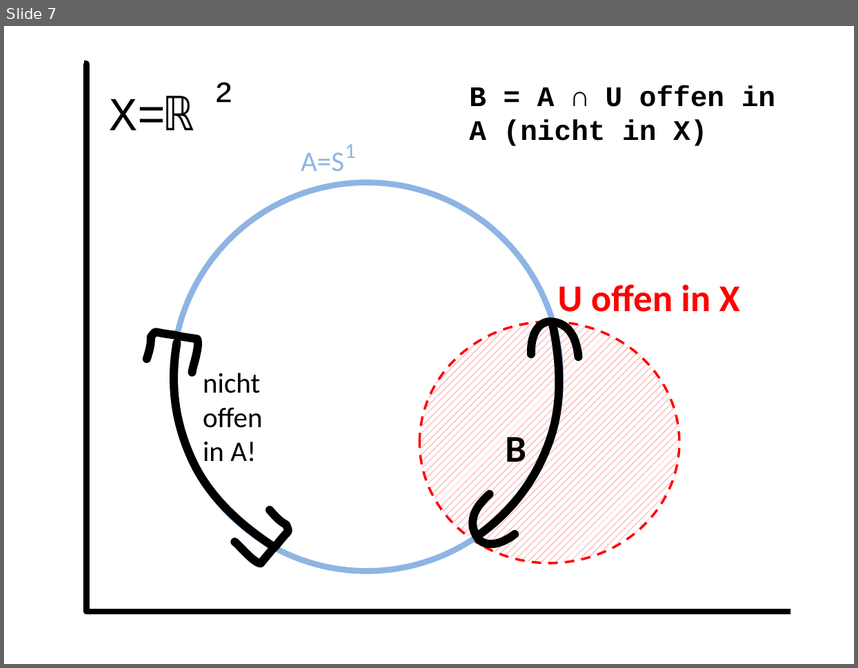
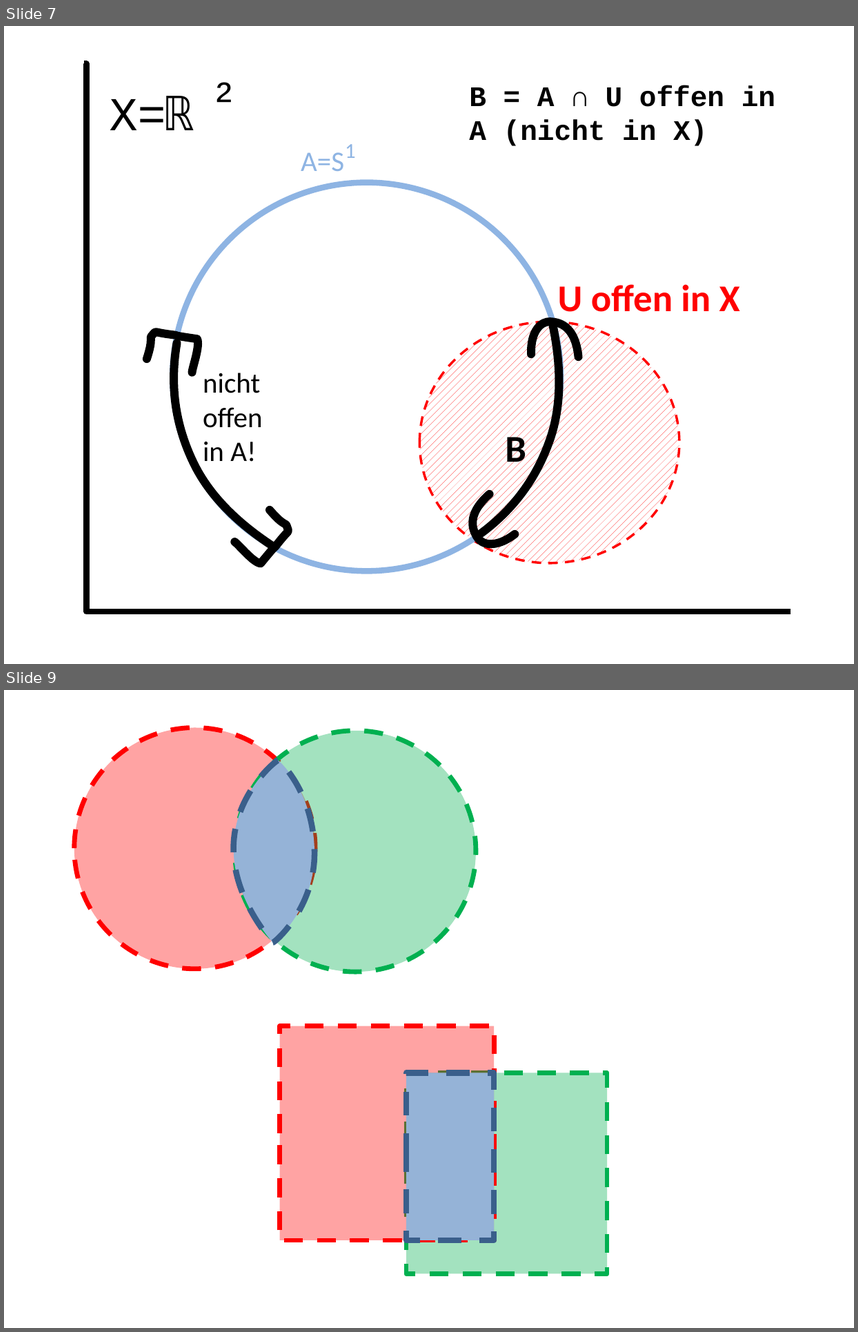
Before and after one commit to lutteropp/GeoTopo, a slide deck: images/Bilder.pptx. Shown one above the other, each under a label of ours: slide 7 before the commit, slides 7 and 9 after it; the slides between them are not shown. The pictures are 858x668 and 858x1332 pixels, drawn with LibreOffice and Linux fonts; fonts in the diff are those of the drawing. Boxes give left, top, right and bottom in pixels: in the first picture for what was removed or moved away, otherwise in the second. Text is boxed around its words. In the diff, an @@ line names an element or a change of style, - is before the commit and + after.

```diff
--- a/images/Bilder.pptx
+++ b/images/Bilder.pptx
@@ slide 9 added at box(4, 690, 854, 1328), background #FFFFFF @@
@@ ellipse added at box(74, 727, 315, 968), fill #FF0000 at 36% opacity, outline #FF0000 4 pt dashed @@
@@ ellipse added at box(235, 731, 476, 972), fill #00B050 at 36% opacity, outline #00B050 4 pt dashed @@
@@ freeform shape added at box(234, 760, 314, 943), fill #95B3D7, outline #3A5F8C 5 pt dashed @@
@@ rectangle added at box(279, 1026, 494, 1240), fill #FF0000 at 36% opacity, outline #FF0000 4 pt dashed @@
@@ rectangle added at box(406, 1072, 606, 1273), fill #00B050 at 36% opacity, outline #00B050 4 pt dashed @@
@@ rectangle added at box(406, 1072, 494, 1240), fill #95B3D7, outline #3A5F8C 5 pt dashed @@
```
Also in this commit, not shown: 5 other slides added, 5 slides removed, 11 other files.
